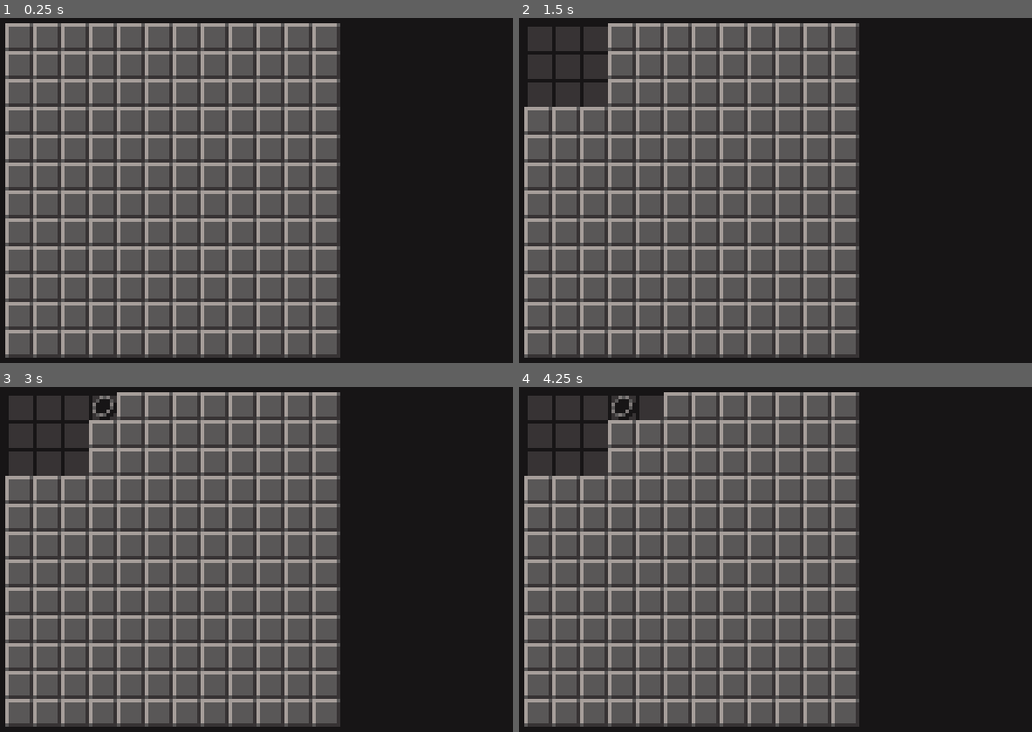
Above: before the commit, frames 1-4 (two rows, left to right).
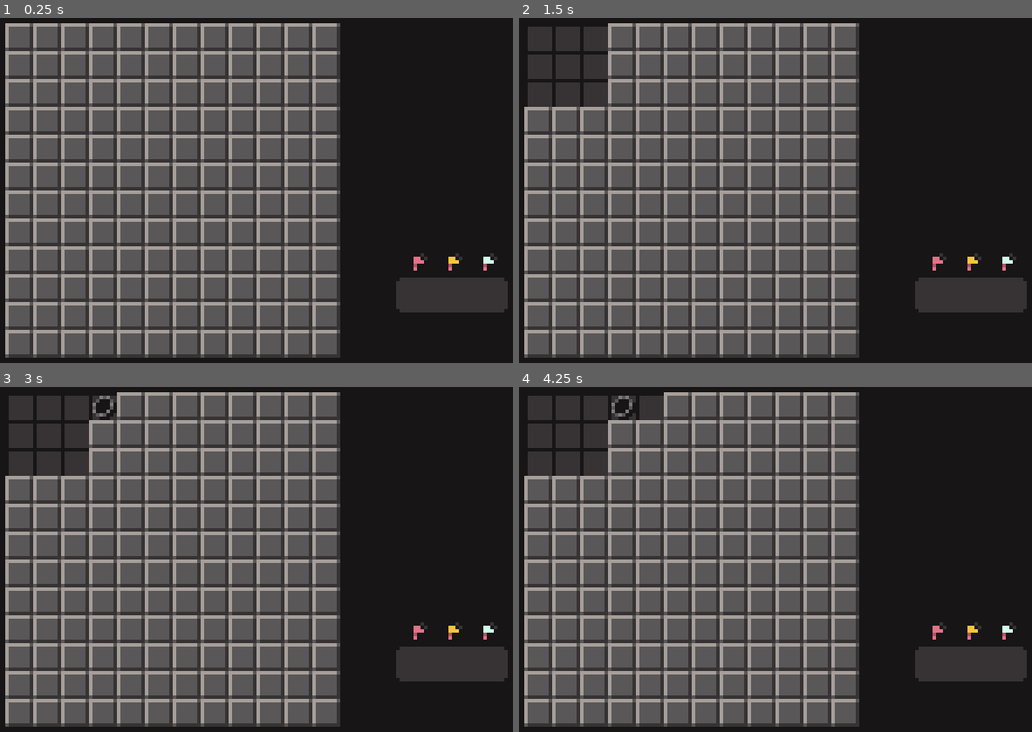
Above: after the commit, the same moments.

Repository: BragmaDev/fortunesweeper
Game: Godot game, scene res://Main.tscn
Two runs of this game, one before a commit and one after it. Both use one fixed random seed, a clock stepped at 60 frames per second and the inputs below.
Inputs (mouse positions are in pixels of both pictures, inside the frame that each line leads up to):
- Up to frame 1 (0.25 s): no input
- Up to frame 2 (1.5 s): tap Enter at 0.5 s; move the mouse to (539, 38) at 0.52 s; click (539, 38) at 0.67 s; tap Space at 1.25 s; move the mouse to (565, 38) at 1.27 s; click (565, 38) at 1.42 s
- Up to frame 3 (3 s): tap Enter at 2 s; move the mouse to (76, 407) at 2.02 s; click (76, 407) at 2.17 s; tap Space at 2.75 s; move the mouse to (102, 407) at 2.77 s; click (102, 407) at 2.92 s
- Up to frame 4 (4.25 s): tap Enter at 3.5 s; move the mouse to (652, 407) at 3.52 s; click (652, 407) at 3.67 s

The runs differ from the first frame. In frame 1, 2.4% of the frame differs, in the area x 77-99%, y 68-86%; in frame 2, 2.4%; in frame 3, 2.4%; in frame 4, 2.4%.

Commit message:
Add flagging

Diff:
--- a/Main.tscn
+++ b/Main.tscn
@@ -1,8 +1,89 @@
-[gd_scene load_steps=2 format=2]
+[gd_scene load_steps=7 format=2]
 
+[ext_resource path="res://board/cell/flags.png" type="Texture" id=1]
 [ext_resource path="res://managers/game_manager.gd" type="Script" id=2]
+[ext_resource path="res://interface/sidebar.gd" type="Script" id=3]
+
+[sub_resource type="AtlasTexture" id=1]
+atlas = ExtResource( 1 )
+region = Rect2( 0, 0, 8, 8 )
+
+[sub_resource type="AtlasTexture" id=2]
+atlas = ExtResource( 1 )
+region = Rect2( 8, 0, 8, 8 )
+
+[sub_resource type="AtlasTexture" id=3]
+atlas = ExtResource( 1 )
+region = Rect2( 16, 0, 8, 8 )
 
 [node name="Main" type="Node2D"]
 
 [node name="GameManager" type="Node" parent="."]
 script = ExtResource( 2 )
+
+[node name="CanvasLayer" type="CanvasLayer" parent="."]
+
+[node name="Sidebar" type="Control" parent="CanvasLayer"]
+anchor_left = 1.0
+anchor_right = 1.0
+anchor_bottom = 1.0
+margin_left = -40.0
+script = ExtResource( 3 )
+
+[node name="HoleFlagTexture" type="TextureRect" parent="CanvasLayer/Sidebar"]
+margin_left = 6.0
+margin_top = 77.0
+margin_right = 14.0
+margin_bottom = 85.0
+texture = SubResource( 1 )
+
+[node name="GoldFlagTexture" type="TextureRect" parent="CanvasLayer/Sidebar"]
+margin_left = 16.0
+margin_top = 77.0
+margin_right = 24.0
+margin_bottom = 85.0
+texture = SubResource( 2 )
+
+[node name="DiamondFlagTexture" type="TextureRect" parent="CanvasLayer/Sidebar"]
+margin_left = 26.0
+margin_top = 77.0
+margin_right = 34.0
+margin_bottom = 85.0
+texture = SubResource( 3 )
+
+[node name="FlagPanel" type="Panel" parent="CanvasLayer/Sidebar"]
+anchor_left = 1.0
+anchor_top = 1.0
+anchor_right = 1.0
+anchor_bottom = 1.0
+margin_left = -36.0
+margin_top = -35.0
+margin_right = -4.0
+margin_bottom = -25.0
+
+[node name="HoleFlagLabel" type="Label" parent="CanvasLayer/Sidebar/FlagPanel"]
+margin_left = 2.0
+margin_top = -3.0
+margin_right = 10.0
+margin_bottom = 10.0
+custom_colors/font_color = Color( 0.886275, 0.447059, 0.521569, 1 )
+text = "10"
+align = 1
+
+[node name="GoldFlagLabel" type="Label" parent="CanvasLayer/Sidebar/FlagPanel"]
+margin_left = 12.0
+margin_top = -3.0
+margin_right = 20.0
+margin_bottom = 10.0
+custom_colors/font_color = Color( 0.972549, 0.772549, 0.227451, 1 )
+text = "10"
+align = 1
+
+[node name="DiamondFlagLabel" type="Label" parent="CanvasLayer/Sidebar/FlagPanel"]
+margin_left = 22.0
+margin_top = -3.0
+margin_right = 30.0
+margin_bottom = 10.0
+custom_colors/font_color = Color( 0.815686, 1, 0.917647, 1 )
+text = "10"
+align = 1
--- /dev/null
+++ b/autoloads/event_bus.gd
@@ -0,0 +1,4 @@
+extends Node
+
+
+signal flag_counts_changed(hole_flags, gold_flags, diamond_flags)
--- a/board/board.gd
+++ b/board/board.gd
@@ -39,6 +39,7 @@
 			# Connect signals
 			cell.connect("pressed", self, "_on_cell_pressed", [cell])
 			cell.connect("flagged", self, "_on_cell_flagged", [cell])
+			cell.connect("flag_changed", self, "_update_flag_counts")
 			add_child(cell)
 			cell.set_position(Vector2(CELL_SIZE * col, CELL_SIZE * row))
 			_cells[row].append(cell)
@@ -76,7 +77,19 @@
 
 
 func _on_cell_flagged(cell : Cell) -> void:
-	pass
+	if cell.get_flag() == Cell.Flags.NONE:
+		cell.set_flag(Cell.Flags.HOLE)
+
+	elif cell.get_flag() == Cell.Flags.HOLE:
+		cell.set_flag(Cell.Flags.GOLD)
+
+	elif cell.get_flag() == Cell.Flags.GOLD:
+		cell.set_flag(Cell.Flags.DIAMOND)
+
+	elif cell.get_flag() == Cell.Flags.DIAMOND:
+		cell.set_flag(Cell.Flags.NONE)
+
+	_update_flag_counts()
 
 
 func _on_cell_pressed(cell : Cell) -> void:
@@ -151,6 +164,25 @@
 				visited.append(neighbor)
 
 
+# Counts how many instances of specifics flags are left
+# Emits an EventBus signal with the results
+func _update_flag_counts() -> void:
+	var hole_flags = _hole_count
+	var gold_flags = _gold_count
+	var diamond_flags = _diamond_count
+
+	for row in _size:
+		for col in _size:
+			if _cells[row][col].get_flag() == Cell.Flags.HOLE:
+				hole_flags -= 1
+			elif _cells[row][col].get_flag() == Cell.Flags.GOLD:
+				gold_flags -= 1
+			elif _cells[row][col].get_flag() == Cell.Flags.DIAMOND:
+				diamond_flags -= 1
+
+	EventBus.emit_signal("flag_counts_changed", hole_flags, gold_flags, diamond_flags)
+
+
 func _update_neighbor_arrays() -> void:
 	for row in range(_size):
 		for col in range(_size):
--- a/board/cell/Cell.tscn
+++ b/board/cell/Cell.tscn
@@ -1,8 +1,9 @@
-[gd_scene load_steps=12 format=2]
+[gd_scene load_steps=17 format=2]
 
 [ext_resource path="res://board/cell/cell.gd" type="Script" id=1]
 [ext_resource path="res://board/cell/cell.png" type="Texture" id=2]
 [ext_resource path="res://board/cell/contents.png" type="Texture" id=3]
+[ext_resource path="res://board/cell/flags.png" type="Texture" id=4]
 
 [sub_resource type="AtlasTexture" id=3]
 atlas = ExtResource( 2 )
@@ -60,6 +61,41 @@
 "speed": 5.0
 } ]
 
+[sub_resource type="AtlasTexture" id=9]
+atlas = ExtResource( 4 )
+region = Rect2( 16, 0, 8, 8 )
+
+[sub_resource type="AtlasTexture" id=10]
+atlas = ExtResource( 4 )
+region = Rect2( 8, 0, 8, 8 )
+
+[sub_resource type="AtlasTexture" id=11]
+atlas = ExtResource( 4 )
+region = Rect2( 0, 0, 8, 8 )
+
+[sub_resource type="SpriteFrames" id=12]
+animations = [ {
+"frames": [ SubResource( 9 ) ],
+"loop": true,
+"name": "diamond",
+"speed": 5.0
+}, {
+"frames": [ SubResource( 10 ) ],
+"loop": true,
+"name": "gold",
+"speed": 5.0
+}, {
+"frames": [ SubResource( 11 ) ],
+"loop": true,
+"name": "hole",
+"speed": 5.0
+}, {
+"frames": [  ],
+"loop": true,
+"name": "none",
+"speed": 5.0
+} ]
+
 [sub_resource type="RectangleShape2D" id=1]
 extents = Vector2( 4, 4 )
 
@@ -77,6 +113,9 @@
 animation = "empty"
 
 [node name="FlagSprite" type="AnimatedSprite" parent="."]
+position = Vector2( 4, 4 )
+frames = SubResource( 12 )
+animation = "none"
 
 [node name="CollisionShape2D" type="CollisionShape2D" parent="."]
 position = Vector2( 4, 4 )
--- a/board/cell/cell.gd
+++ b/board/cell/cell.gd
@@ -68,6 +68,17 @@
 
 func set_flag(flag : int) -> void:
 	_flag = flag
+	if flag == Flags.NONE:
+		flag_sprite.set_animation("none")
+
+	elif flag == Flags.HOLE:
+		flag_sprite.set_animation("hole")
+
+	elif flag == Flags.GOLD:
+		flag_sprite.set_animation("gold")
+
+	elif flag == Flags.DIAMOND:
+		flag_sprite.set_animation("diamond")
 
 
 func set_neighbors(neighbors : Array) -> void:
--- /dev/null
+++ b/interface/sidebar.gd
@@ -0,0 +1,16 @@
+extends Control
+
+
+onready var hole_flag_label : Label = $FlagPanel/HoleFlagLabel
+onready var gold_flag_label : Label = $FlagPanel/GoldFlagLabel
+onready var diamond_flag_label : Label = $FlagPanel/DiamondFlagLabel
+
+
+func _ready() -> void:
+	EventBus.connect("flag_counts_changed", self, "_update_flag_labels")
+
+
+func _update_flag_labels(hole_flags, gold_flags, diamond_flags) -> void:
+	hole_flag_label.set_text(str(hole_flags))
+	gold_flag_label.set_text(str(gold_flags))
+	diamond_flag_label.set_text(str(diamond_flags))
--- a/interface/theme.tres
+++ b/interface/theme.tres
@@ -1,7 +1,17 @@
-[gd_resource type="Theme" load_steps=2 format=2]
+[gd_resource type="Theme" load_steps=4 format=2]
 
 [ext_resource path="res://interface/font/m3x6.tres" type="DynamicFont" id=1]
+[ext_resource path="res://interface/panel.png" type="Texture" id=2]
+
+[sub_resource type="StyleBoxTexture" id=1]
+texture = ExtResource( 2 )
+region_rect = Rect2( 0, 0, 4, 4 )
+margin_left = 2.0
+margin_right = 2.0
+margin_top = 2.0
+margin_bottom = 2.0
 
 [resource]
 Label/colors/font_color_shadow = Color( 0.0901961, 0.0823529, 0.0862745, 1 )
 Label/fonts/font = ExtResource( 1 )
+Panel/styles/panel = SubResource( 1 )
--- a/project.godot
+++ b/project.godot
@@ -39,6 +39,7 @@
 [autoload]
 
 RNG="*res://autoloads/rng.gd"
+EventBus="*res://autoloads/event_bus.gd"
 
 [display]
 
Binary file added: board/cell/flags.png
Not shown, added: board/cell/flags.png.import
Binary file added: interface/panel.png
Not shown, added: interface/panel.png.import
